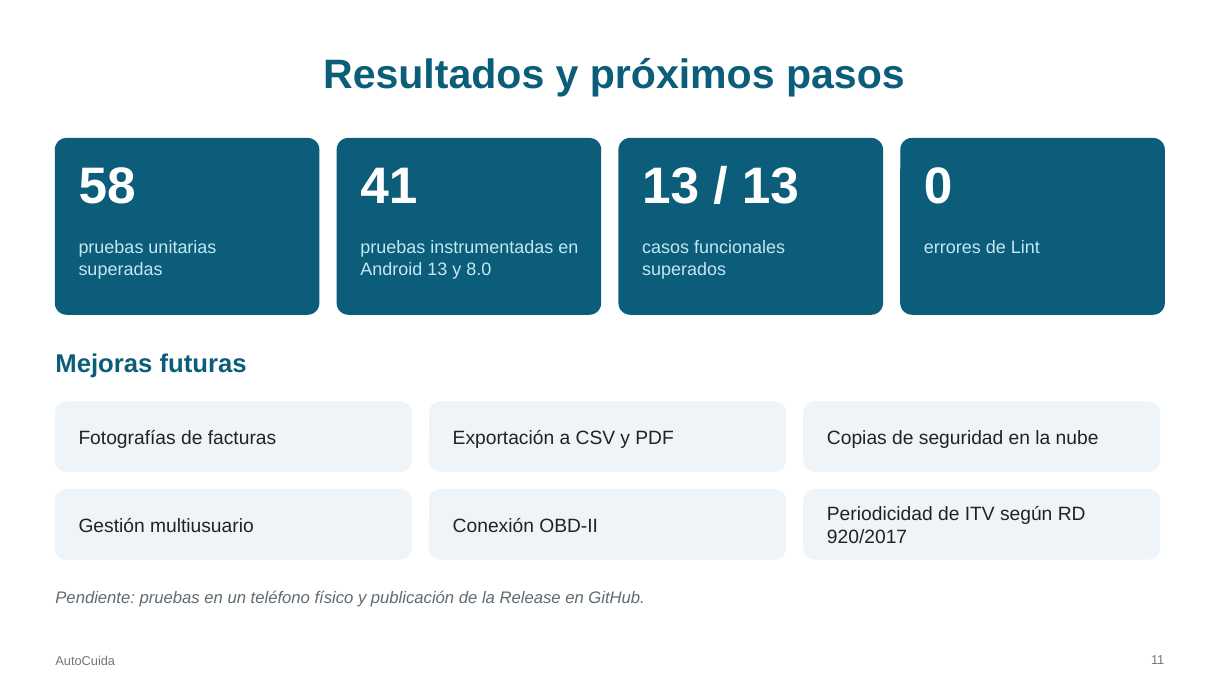
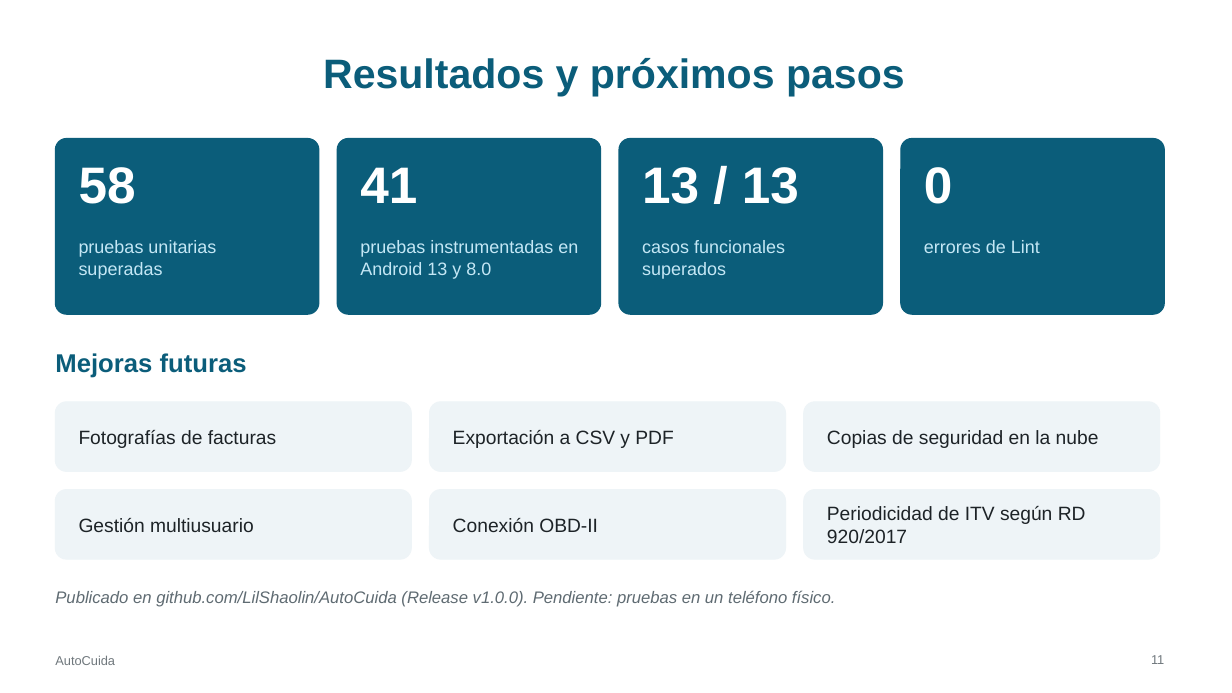
Before and after one commit to LilShaolin/AutoCuida, a slide deck: slide 11 of presentacion/AutoCuida_Presentacion.pptx. Drawn at 1232x693 pixels with LibreOffice and Linux fonts; fonts in the diff are those of the drawing. Boxes give left, top, right and bottom in pixels: in the first picture for what was removed or moved away, otherwise in the second. Text is boxed around its words. In the diff, an @@ line names an element or a change of style, - is before the commit and + after.

Commit message:
Actualizar informe y presentación tras publicar la versión 1.0.0

```diff
--- a/presentacion/AutoCuida_Presentacion.pptx
+++ b/presentacion/AutoCuida_Presentacion.pptx
@@ text at box(55, 590, 835, 607): text changed @@
-Pendiente: pruebas en un teléfono físico y publicación de la Release en GitHub.
+Publicado en github.com/LilShaolin/AutoCuida (Release v1.0.0). Pendiente: pruebas en un teléfono físico.
```
Also in this commit, not shown: 3 other files.
